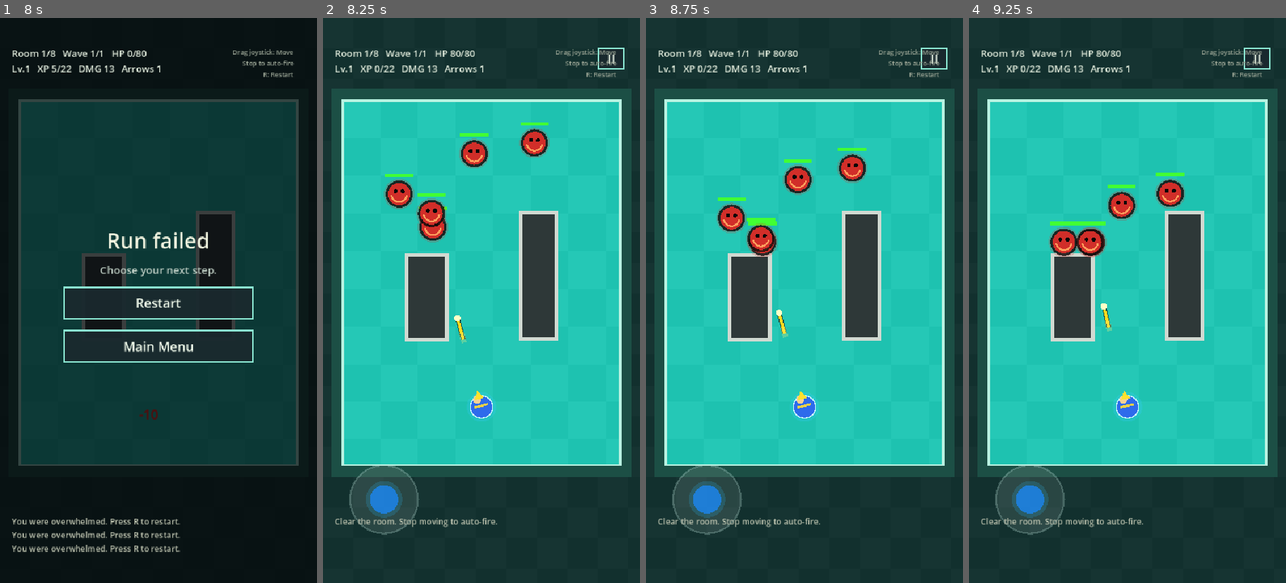
Above: before the commit, frames 1-4 (left to right).
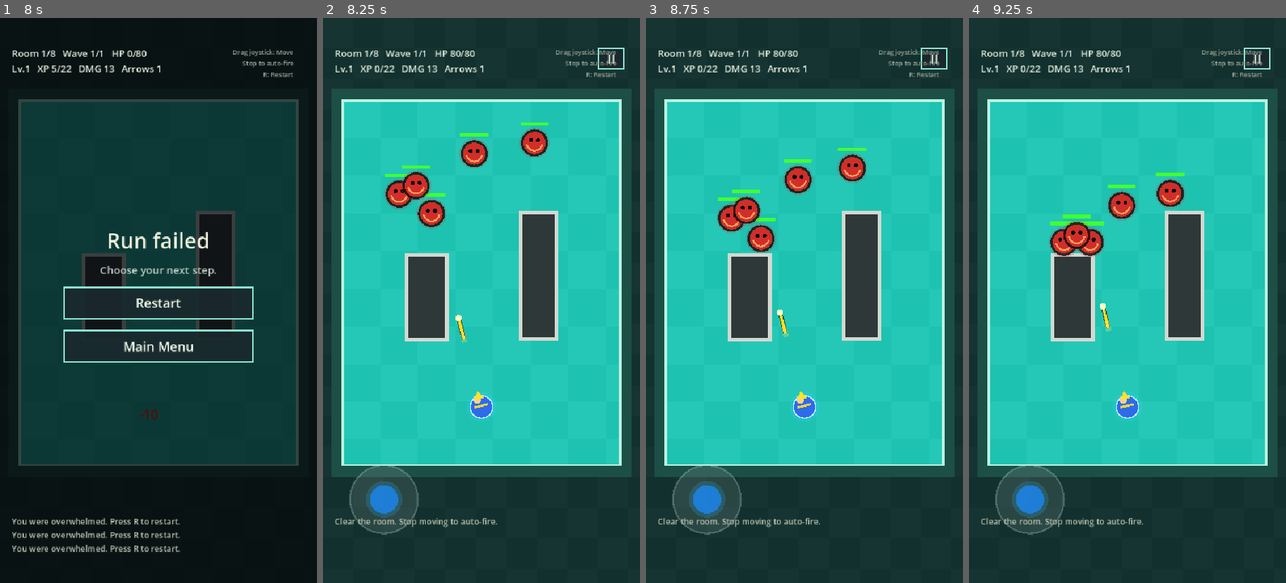
Above: after the commit, the same moments.

Repository: Stoner609/jade-bow-arrow
Game: Godot game, scene res://Main.tscn
Two runs of this game, one before a commit and one after it. Both use one fixed random seed, a clock stepped at 60 frames per second and the inputs below.
Inputs (mouse positions are in pixels of both pictures, inside the frame that each line leads up to):
- Up to frame 1 (8 s): click "Start" at 0.5 s; tap Enter at 1.25 s; move the mouse to (228, 272) at 1.27 s; hold Right (move_right) 1.28-2 s; tap 1 at 1.35, 5.85 s; click (228, 272) at 1.42 s; drag from (95, 328) to (142, 413) at 2.02 s; move the mouse to (190, 176) at 2.77 s; hold Right (move_right) 2.78-3.5 s; tap 3 at 2.85, 7.35 s; drag from (142, 413) to (63, 215) at 3.52 s; move the mouse to (253, 385) at 4.27 s; hold Left (move_left) 4.28-5 s; tap 2 at 4.35 s; drag from (63, 215) to (110, 159) at 5.02 s; move the mouse to (174, 300) at 5.77 s; hold Down (move_down) 5.78-6.5 s; click (174, 300) at 5.92 s; drag from (110, 159) to (95, 328) at 6.52 s; move the mouse to (228, 272) at 7.27 s; hold Up (move_up) from 7.28 s (still down)
- Up to frame 2 (8.25 s): release Up (move_up) at 8 s; click "Restart" at 8 s
- Up to frame 3 (8.75 s): no input
- Up to frame 4 (9.25 s): drag from (1064, 328) to (1111, 413) at 8.77 s

Frame 1 is identical in both runs. In frame 2, 0.8% of the frame differs, in the area x 24-52%, y 26-69%; in frame 3, 0.7%; in frame 4, 0.5%.

Commit message:
Add upgrade limits and combat upgrade effects

Diff:
--- a/scripts/actors/player.gd
+++ b/scripts/actors/player.gd
@@ -12,7 +12,11 @@
 		"fire_rate": 0.48,
 		"arrows": 1,
 		"pierce": 0,
-		"ricochet": false
+		"ricochet": false,
+		"lifesteal": 0.0,
+		"crit_chance": 0.0,
+		"crit_multiplier": 1.5,
+		"boss_damage_bonus": 0.0
 	}
 
 
@@ -27,3 +31,7 @@
 	player.arrows = 1
 	player.pierce = 0
 	player.ricochet = false
+	player.lifesteal = 0.0
+	player.crit_chance = 0.0
+	player.crit_multiplier = 1.5
+	player.boss_damage_bonus = 0.0
--- a/scripts/core/game.gd
+++ b/scripts/core/game.gd
@@ -446,7 +446,12 @@
 		if count > 1:
 			offset = (float(i) - float(count - 1) * 0.5) * spread
 		var dir := base_dir.rotated(offset)
-		var arrow := ArrowModel.create(player.pos, dir, int(player.power), int(player.pierce))
+		var damage := int(player.power)
+		var is_crit: bool = rng.randf() < float(player.get("crit_chance", 0.0))
+		if is_crit:
+			damage = int(round(float(damage) * float(player.get("crit_multiplier", 1.5))))
+		var arrow := ArrowModel.create(player.pos, dir, damage, int(player.pierce))
+		arrow["crit"] = is_crit
 		arrow["node"] = _create_projectile_node(arrow, "player_arrow")
 		arrows.append(arrow)
 
@@ -566,8 +571,23 @@
 # 用途：將傷害委派給敵人節點，節點負責生命、受傷閃爍與死亡訊號。
 func _damage_enemy(index: int, damage: int, direction: Vector2) -> void:
 	var enemy: Dictionary = enemies[index]
+	if enemy.kind == "boss":
+		damage = int(round(float(damage) * (1.0 + float(player.get("boss_damage_bonus", 0.0)))))
 	if enemy.has("node") and is_instance_valid(enemy.node):
 		enemy.node.apply_damage(damage, direction)
+	_apply_lifesteal(damage)
+
+
+# 用途：依玩家吸血比例把命中傷害轉成少量回復。
+func _apply_lifesteal(damage: int) -> void:
+	var rate := float(player.get("lifesteal", 0.0))
+	if rate <= 0.0 or player.hp >= player.max_hp:
+		return
+	var heal := int(floor(float(damage) * rate))
+	if heal <= 0:
+		return
+	player.hp = min(int(player.max_hp), int(player.hp) + heal)
+	floating_texts.append({"pos": player.pos + Vector2(-14, -46), "text": "+%d" % heal, "color": Color(0.35, 1.0, 0.5), "life": 0.65})
 
 
 # 用途：扣除玩家生命、顯示受傷效果，並在生命歸零時結束遊戲。
@@ -603,7 +623,7 @@
 # 用途：隨機產生三個升級選項並暫停戰鬥等待玩家選擇。
 func _roll_upgrades() -> void:
 	mode = Mode.UPGRADE
-	upgrade_choices = UpgradeCatalog.choices(rng, 3)
+	upgrade_choices = UpgradeCatalog.choices(rng, 3, player)
 	_log("Level up. Choose an upgrade with 1, 2, or 3.")
 
 
--- a/scripts/ui/upgrade_catalog.gd
+++ b/scripts/ui/upgrade_catalog.gd
@@ -4,21 +4,34 @@
 	{"id": "power_shot", "name": "Power Shot", "desc": "+4 damage", "effect": {"stat": "power", "op": "add", "value": 4}, "weight": 24},
 	{"id": "quick_draw", "name": "Quick Draw", "desc": "faster auto-fire", "effect": {"stat": "fire_rate", "op": "add", "value": -0.06, "min": 0.25}, "weight": 20},
 	{"id": "vitality", "name": "Vitality", "desc": "+18 max HP", "effect": {"stat": "max_hp", "op": "add_with_heal", "value": 18}, "weight": 22},
-	{"id": "twin_arrow", "name": "Twin Arrow", "desc": "+1 arrow", "effect": {"stat": "arrows", "op": "add", "value": 1, "max": 4}, "weight": 14},
-	{"id": "piercing", "name": "Piercing", "desc": "arrows pass through 1 enemy", "effect": {"stat": "pierce", "op": "add", "value": 1, "max": 3}, "weight": 12},
-	{"id": "ricochet", "name": "Ricochet", "desc": "first hit bounces", "effect": {"stat": "ricochet", "op": "set", "value": true}, "weight": 8}
+	{"id": "swift_steps", "name": "Swift Steps", "desc": "+28 move speed", "effect": {"stat": "speed", "op": "add", "value": 28, "max": 390}, "weight": 18},
+	{"id": "blood_arrow", "name": "Blood Arrow", "desc": "heal 6% arrow damage", "effect": {"stat": "lifesteal", "op": "add", "value": 0.06, "max": 0.18}, "weight": 10},
+	{"id": "critical_eye", "name": "Critical Eye", "desc": "+10% crit chance", "effect": {"stat": "crit_chance", "op": "add", "value": 0.10, "max": 0.40}, "weight": 12},
+	{"id": "giant_slayer", "name": "Giant Slayer", "desc": "+18% boss damage", "effect": {"stat": "boss_damage_bonus", "op": "add", "value": 0.18, "max": 0.54}, "weight": 9},
+	{"id": "twin_arrow", "name": "Twin Arrow", "desc": "+1 arrow", "effect": {"stat": "arrows", "op": "add", "value": 1, "max": 4}, "weight": 14, "requires": {"stat": "arrows", "op": "lt", "value": 4}},
+	{"id": "piercing", "name": "Piercing", "desc": "arrows pass through 1 enemy", "effect": {"stat": "pierce", "op": "add", "value": 1, "max": 3}, "weight": 12, "requires": {"stat": "pierce", "op": "lt", "value": 3}},
+	{"id": "ricochet", "name": "Ricochet", "desc": "first hit bounces", "effect": {"stat": "ricochet", "op": "set", "value": true}, "weight": 8, "requires": {"stat": "ricochet", "op": "is_false"}}
 ]
 
 
 # 用途：依照升級權重抽出本次升級選項。
-static func choices(rng: RandomNumberGenerator, count: int = 3) -> Array[Dictionary]:
-	var pool := UPGRADES.duplicate(true)
+static func choices(rng: RandomNumberGenerator, count: int = 3, player: Dictionary = {}) -> Array[Dictionary]:
+	var pool := available_upgrades(player)
 	var selected: Array[Dictionary] = []
 	while selected.size() < count and not pool.is_empty():
 		var index := _weighted_index(pool, rng)
 		selected.append(pool[index])
 		pool.remove_at(index)
 	return selected
+
+
+# 用途：回傳目前玩家狀態允許出現的升級池。
+static func available_upgrades(player: Dictionary) -> Array[Dictionary]:
+	var available: Array[Dictionary] = []
+	for upgrade in UPGRADES:
+		if _meets_requirement(player, upgrade.get("requires", {})):
+			available.append(upgrade.duplicate(true))
+	return available
 
 
 # 用途：把升級資料中的效果套用到玩家數值。
@@ -44,6 +57,21 @@
 			player[stat] = effect.get("value")
 
 
+# 用途：檢查玩家目前狀態是否符合升級出現限制。
+static func _meets_requirement(player: Dictionary, requirement: Dictionary) -> bool:
+	if requirement.is_empty() or player.is_empty():
+		return true
+	var stat: String = requirement.get("stat", "")
+	var op: String = requirement.get("op", "")
+	var current = player.get(stat)
+	match op:
+		"lt":
+			return current < requirement.get("value")
+		"is_false":
+			return not bool(current)
+	return true
+
+
 # 用途：依照權重回傳升級池中的索引。
 static func _weighted_index(pool: Array, rng: RandomNumberGenerator) -> int:
 	var total_weight := 0.0
--- a/tests/smoke_test.gd
+++ b/tests/smoke_test.gd
@@ -71,6 +71,19 @@
 		push_error("Upgrade catalog did not apply a stat effect.")
 		quit(1)
 		return
+	upgrade_test_player.arrows = 4
+	upgrade_test_player.ricochet = true
+	var limited_upgrades: Array[Dictionary] = game.UpgradeCatalog.available_upgrades(upgrade_test_player)
+	for upgrade in limited_upgrades:
+		if upgrade.id == "twin_arrow" or upgrade.id == "ricochet":
+			push_error("Upgrade catalog returned an upgrade blocked by player limits.")
+			quit(1)
+			return
+	game.UpgradeCatalog.apply_upgrade(upgrade_test_player, {"effect": {"stat": "speed", "op": "add", "value": 28, "max": 390}})
+	if float(upgrade_test_player.speed) <= 275.0:
+		push_error("Move speed upgrade did not apply.")
+		quit(1)
+		return
 	if game.player_layer.get_child_count() <= 0:
 		push_error("Player scene node was not instantiated.")
 		quit(1)
@@ -173,6 +186,34 @@
 		push_error("Boss scene node did not request a spread shot.")
 		quit(1)
 		return
+	chase_enemy.hp = chase_enemy.max_hp
+	game.player.hp = 50
+	game.player.max_hp = 80
+	game.player.lifesteal = 0.25
+	var hp_before_lifesteal: int = int(game.player.hp)
+	game._damage_enemy(0, 20, Vector2.RIGHT)
+	if int(game.player.hp) <= hp_before_lifesteal:
+		push_error("Lifesteal did not heal the player after damage.")
+		quit(1)
+		return
+	chase_enemy.kind = "boss"
+	chase_enemy.hp = 100
+	game.player.boss_damage_bonus = 0.5
+	game._damage_enemy(0, 20, Vector2.RIGHT)
+	if int(chase_enemy.hp) != 70:
+		push_error("Boss damage bonus did not apply to boss damage.")
+		quit(1)
+		return
+	game.player.crit_chance = 1.0
+	game.player.crit_multiplier = 2.0
+	game._fire_at_nearest_enemy()
+	if game.arrows.is_empty() or int(game.arrows.back().damage) != int(game.player.power) * 2:
+		push_error("Critical upgrade did not affect arrow damage.")
+		quit(1)
+		return
+	chase_enemy.kind = "crawler"
+	chase_enemy.hp = 1
+	chase_enemy.max_hp = 1
 	var enemy_count_before: int = game.enemies.size()
 	var pickup_count_before: int = game.pickups.size()
 	game._damage_enemy(0, int(game.enemies[0].max_hp) + 1, Vector2.RIGHT)
